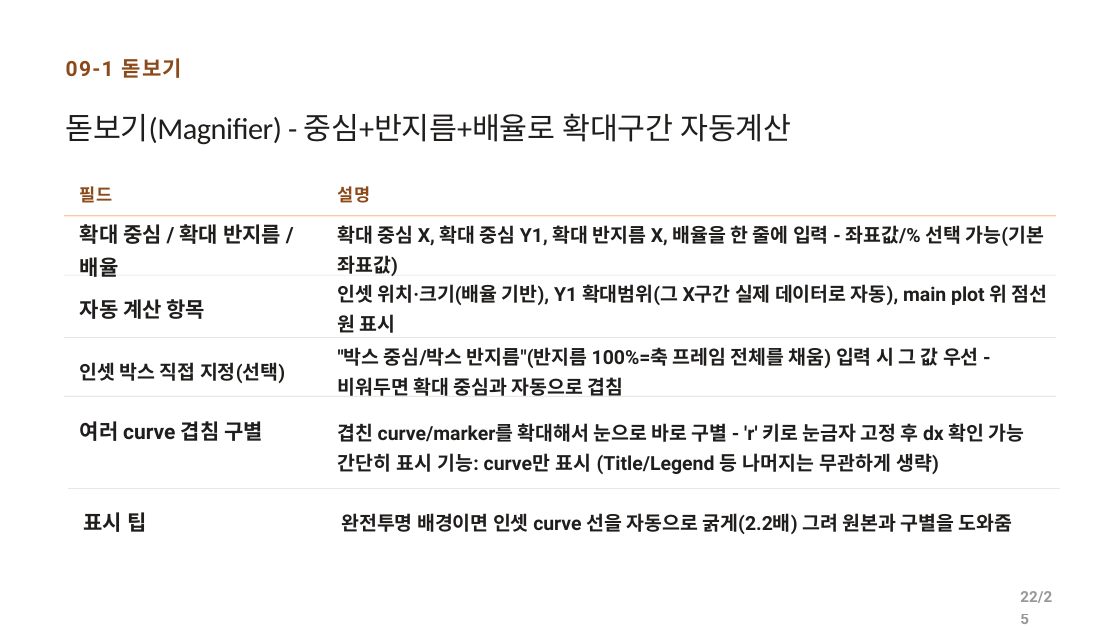
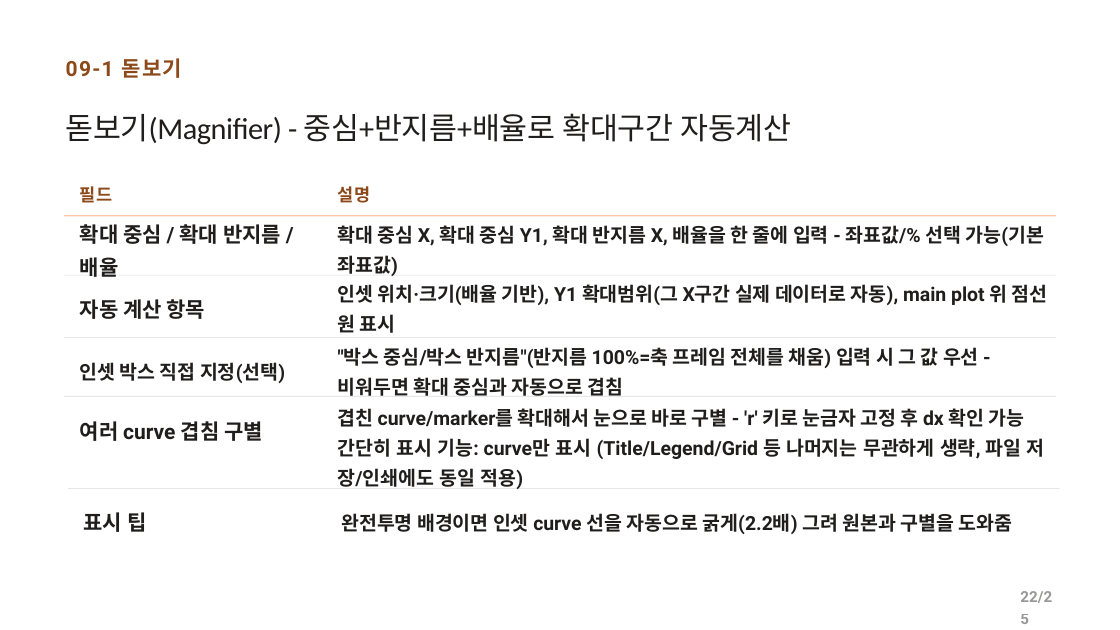
Before and after one commit to CWKIM113/CathPlot_Pub, a slide deck: slide 22 of CathPlot_발표.pptx. Drawn at 1120x630 pixels with LibreOffice and Linux fonts; fonts in the diff are those of the drawing. Boxes give left, top, right and bottom in pixels: in the first picture for what was removed or moved away, otherwise in the second. Text is boxed around its words. In the diff, an @@ line names an element or a change of style, - is before the commit and + after.

```diff
--- a/CathPlot_발표.pptx
+++ b/CathPlot_발표.pptx
@@ text at (x1=338, y1=438, x2=1045, y2=489): text changed @@
-간단히 표시 기능: curve만 표시 (Title/Legend 등 나머지는 무관하게 생략)
+간단히 표시 기능: curve만 표시 (Title/Legend/Grid 등 나머지는 무관하게 생략, 파일 저장/인쇄에도 동일 적용)
```
Also in this commit, not shown: 1 other slide changed, 1 other file.
